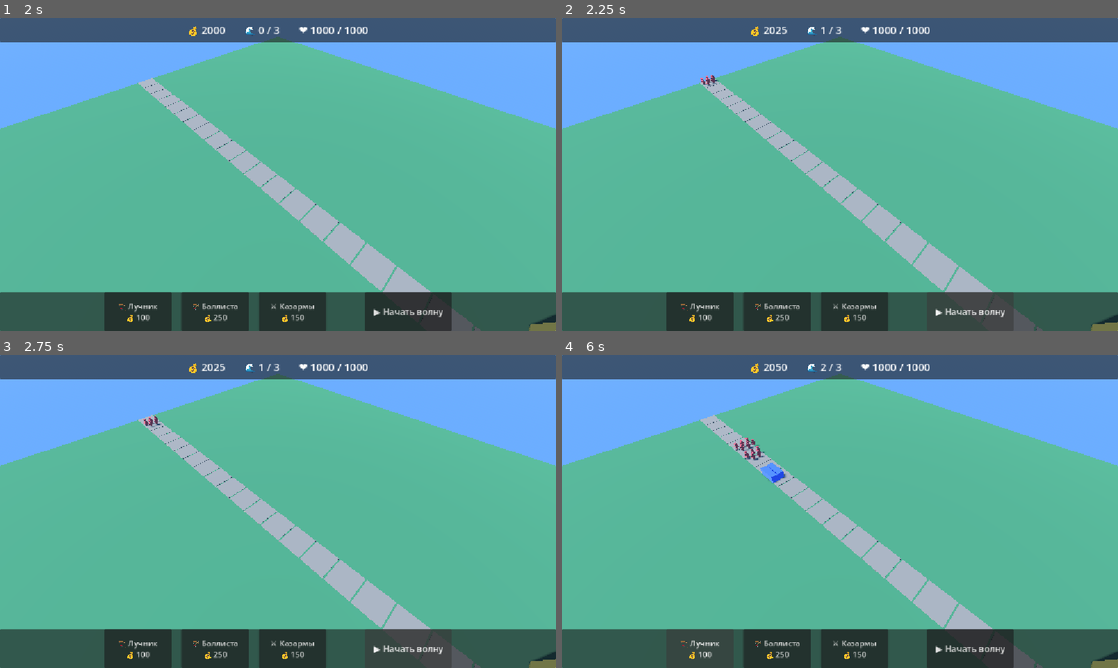
Above: before the commit, frames 1-4 (two rows, left to right).
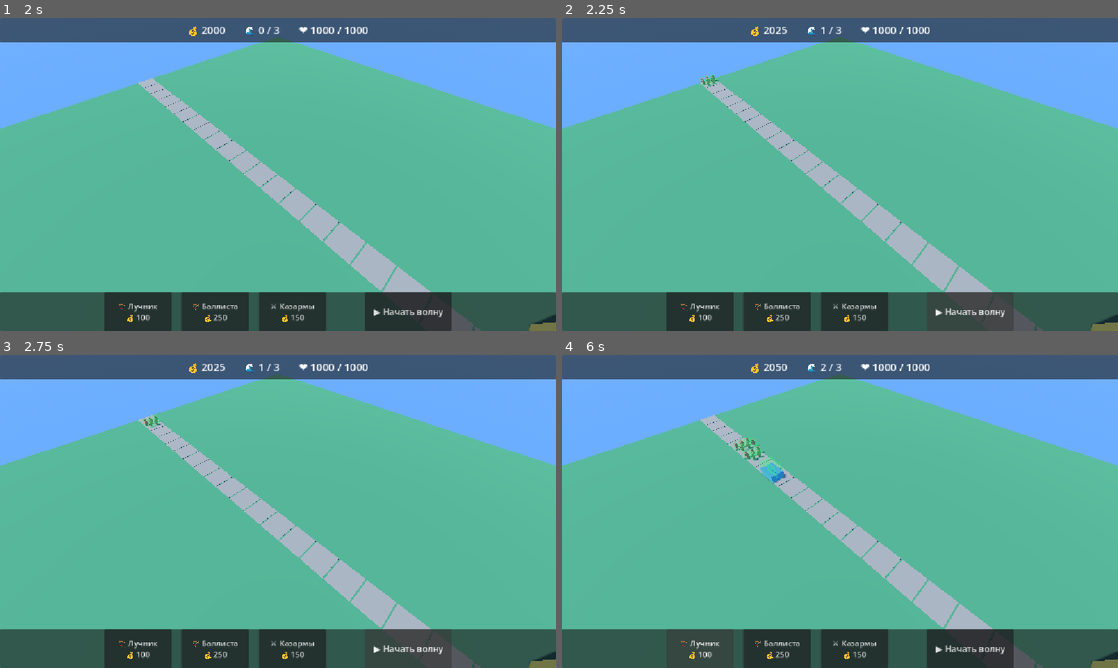
Above: after the commit, the same moments.

Repository: MAQHASKER/tower-defense
Game: Godot game, scene res://scenes/MainMenu.tscn
Same seed, same stepped clock (60 frames per second), same inputs: the game is played once before the commit and once after it.
Inputs:
- Up to frame 1 (2 s): click "▶ Начать игру" at 0.5 s; click "Этап 1 — Деревня" at 1.25 s
- Up to frame 2 (2.25 s): click "▶ Начать волну" at 2 s
- Up to frame 3 (2.75 s): no input
- Up to frame 4 (6 s): click "▶ Начать волну" at 2.75 s; click "🏹 Лучник 💰 100" at 3.5 s; click "🏹 Баллиста 💰 250" at 4.25 s; click "⚔️ Казармы 💰 150" at 5 s; click "🏹 Лучник 💰 100" at 5.75 s

Frame 1 is identical in both runs. In frame 2, less than 0.1% of the frame differs, in the area x 24-28%, y 18-22%; in frame 3, less than 0.1%; in frame 4, 0.5%, in the area x 30-40%, y 26-41%.

Commit message:
Отладочный контур хитбокса у врагов
- Enemy.DEBUG_HITBOX рисует полупрозрачный бокс логического размера
  из balance.json, поэтому видно, под какой габарит подгоняется модель
- Логический размер (body_size) и так был единственным источником правды:
  модель масштабируется и центрируется под него. Куб нужен не как отдельный
  хитбокс для физики, а как наглядный контроль размера при моделировании
- Выключить перед релизом: Enemy.DEBUG_HITBOX = false

Diff:
--- a/scripts/units/Enemy.gd
+++ b/scripts/units/Enemy.gd
@@ -25,6 +25,10 @@
 # Визуал
 var _visual: Node3D
 var _body_color: Color = Constants.COLOR_ENEMY
+
+# Отладочный контур хитбокса: показывает логический размер врага из
+# balance.json, под который подгоняется модель. Выключи перед релизом.
+const DEBUG_HITBOX := true
 
 # Раскладка врагов внутри одной клетки: X — поперёк пути, Z — вдоль
 var _slot_cols: int = 1
@@ -84,6 +88,8 @@
 
 	_visual = _create_visual(model_path)
 	add_child(_visual)
+	if DEBUG_HITBOX:
+		add_child(_make_hitbox_debug())
 	# Визуал подгоняется по мировой AABB, поэтому враг обязан быть в дереве:
 	# WaveSpawner добавляет его ДО вызова setup().
 	_fit_visual(_visual)
@@ -113,6 +119,23 @@
 			return node
 		push_warning("Враг: не удалось загрузить модель %s" % model_path)
 	return _make_placeholder_box()
+
+# Полупрозрачный контур логического размера врага — тот самый "куб-хитбокс".
+# Нужен, чтобы видеть, под какой габарит подгоняется модель из Blender.
+func _make_hitbox_debug() -> MeshInstance3D:
+	var mi := MeshInstance3D.new()
+	var box := BoxMesh.new()
+	box.size = body_size * 0.98
+	var mat := StandardMaterial3D.new()
+	mat.albedo_color = Color(0.15, 1.0, 0.45, 0.16)
+	mat.transparency = BaseMaterial3D.TRANSPARENCY_ALPHA
+	mat.shading_mode = BaseMaterial3D.SHADING_MODE_UNSHADED
+	mat.cull_mode = BaseMaterial3D.CULL_DISABLED
+	mat.no_depth_test = true
+	box.material = mat
+	mi.mesh = box
+	mi.position.y = body_size.y / 2.0
+	return mi
 
 func _make_placeholder_box() -> MeshInstance3D:
 	var mi := MeshInstance3D.new()
Binary file added: docs/screenshots/hitbox-debug.png
